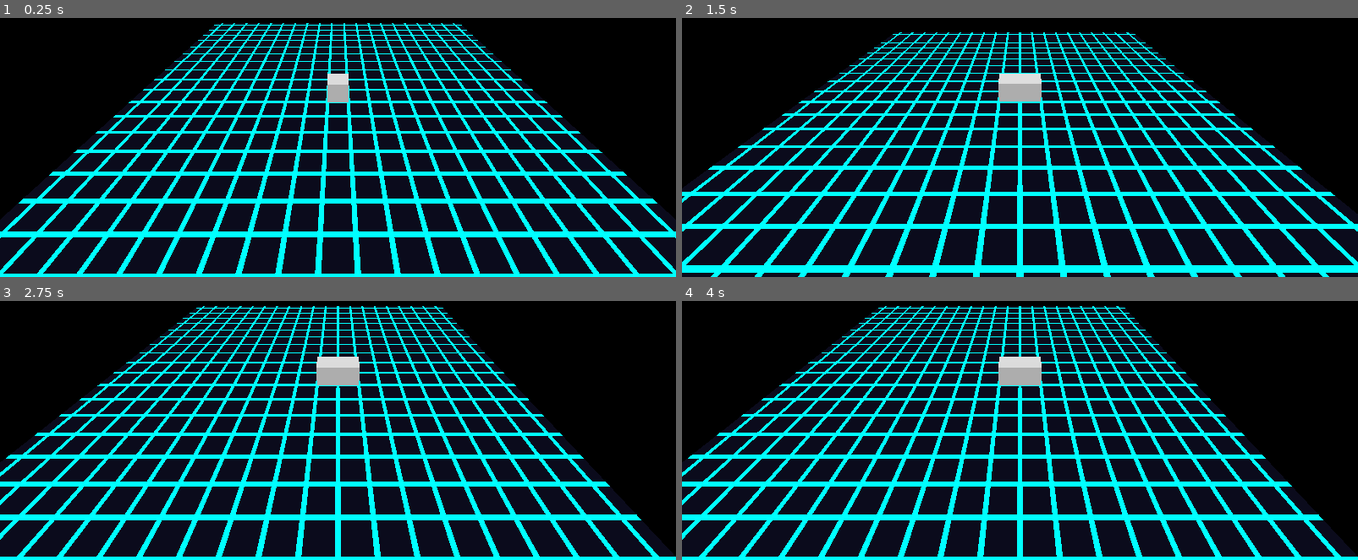
Above: before the commit, frames 1-4 (two rows, left to right).
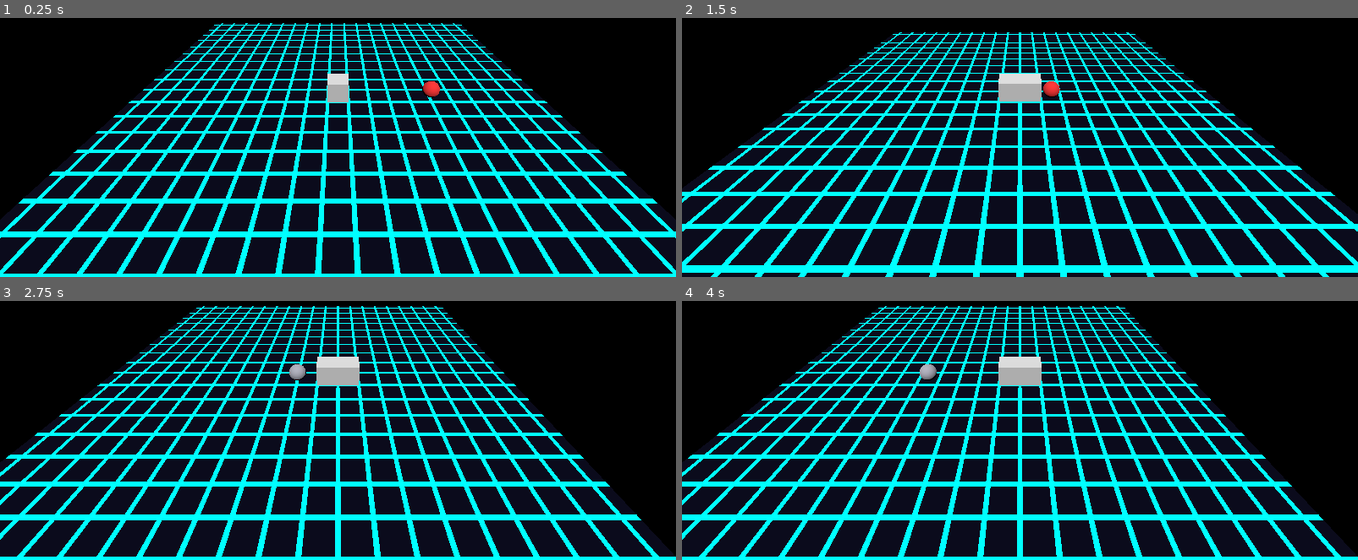
Above: after the commit, the same moments.

Repository: StevenLong/cube
Game: Godot game, scene res://main.tscn
The game is run twice, just before and just after one commit, with the same random seed, the same clock (stepped at 60 frames per second) and the same inputs.
Inputs:
- Up to frame 1 (0.25 s): no input
- Up to frame 2 (1.5 s): hold Right (move_right) 0.53-1.28 s; hold E (extend) 0.53-1.28 s; hold C (extend_depth_back) from 1.28 s (still down); tap F (camera_tilt_down) at 1.35 s
- Up to frame 3 (2.75 s): tap E (extend) at 1.55 s; release C (extend_depth_back) at 2.03 s; hold Right (move_right) from 2.03 s (still down); hold E (extend) from 2.03 s (still down); tap R (camera_tilt_up) at 2.1 s
- Up to frame 4 (4 s): tap Enter at 2.75 s; release Right (move_right) at 2.78 s; release E (extend) at 2.78 s; hold Q (extend_depth_fwd) 2.78-3.53 s; tap Space (dodge) at 2.85 s; tap E (extend) at 3.05 s; hold Left (move_left) from 3.53 s (still down); hold E (extend) from 3.53 s (still down)

The runs differ from the first frame. In frame 1, 0.1% of the frame differs, in the area x 62-66%, y 24-31%; in frame 2, 0.1%; in frame 3, 0.1%; in frame 4, 0.1%.

Commit message:
Sphere patrol between waypoints, raycast follows facing direction

Diff:
--- /dev/null
+++ b/enemy_sphere.gd
@@ -0,0 +1,37 @@
+extends Node3D
+
+const COLOR_IDLE := Color(0.7, 0.7, 0.75)
+const COLOR_DETECT := Color(1.0, 0.2, 0.2)
+const ARRIVE_THRESHOLD := 0.05
+
+@export var waypoints: Array[Vector3] = [
+	Vector3(5, 0.4, 0),
+	Vector3(-5, 0.4, 0),
+]
+@export var speed: float = 2.0
+
+var _target_idx := 0
+var _material: StandardMaterial3D
+
+@onready var _ray: RayCast3D = $RayCast3D
+@onready var _mesh: MeshInstance3D = $MeshInstance3D
+
+
+func _ready() -> void:
+	_material = (_mesh.get_surface_override_material(0) as StandardMaterial3D).duplicate()
+	_mesh.set_surface_override_material(0, _material)
+
+
+func _process(delta: float) -> void:
+	if waypoints.size() >= 2:
+		var target: Vector3 = waypoints[_target_idx]
+		var to_target := target - position
+		var distance := to_target.length()
+		if distance < ARRIVE_THRESHOLD:
+			_target_idx = (_target_idx + 1) % waypoints.size()
+		else:
+			var step := minf(speed * delta, distance)
+			position += to_target / distance * step
+			look_at(target, Vector3.UP)
+
+	_material.albedo_color = COLOR_DETECT if _ray.is_colliding() else COLOR_IDLE
--- a/main.tscn
+++ b/main.tscn
@@ -3,6 +3,7 @@
 [ext_resource type="Shader" path="res://shaders/grid_ground.gdshader" id="1"]
 [ext_resource type="Script" path="res://player.gd" id="2"]
 [ext_resource type="Script" path="res://camera_controller.gd" id="3"]
+[ext_resource type="Script" path="res://enemy_sphere.gd" id="4"]
 
 [sub_resource type="ShaderMaterial" id="ShaderMaterial_1"]
 shader = ExtResource("1")
@@ -16,6 +17,16 @@
 
 [sub_resource type="StandardMaterial3D" id="StandardMaterial3D_1"]
 albedo_color = Color(0.9, 0.9, 0.9, 1)
+
+[sub_resource type="BoxShape3D" id="BoxShape3D_1"]
+size = Vector3(1, 1, 1)
+
+[sub_resource type="SphereMesh" id="SphereMesh_1"]
+radius = 0.4
+height = 0.8
+
+[sub_resource type="StandardMaterial3D" id="StandardMaterial3D_2"]
+albedo_color = Color(0.7, 0.7, 0.75, 1)
 
 [sub_resource type="Environment" id="Environment_1"]
 background_mode = 1
@@ -43,6 +54,13 @@
 mesh = SubResource("BoxMesh_1")
 surface_material_override/0 = SubResource("StandardMaterial3D_1")
 
+[node name="DetectionArea" type="Area3D" parent="Player"]
+collision_layer = 2
+collision_mask = 0
+
+[node name="CollisionShape3D" type="CollisionShape3D" parent="Player/DetectionArea"]
+shape = SubResource("BoxShape3D_1")
+
 [node name="Ground" type="StaticBody3D" parent="."]
 
 [node name="MeshInstance3D" type="MeshInstance3D" parent="Ground"]
@@ -51,3 +69,17 @@
 
 [node name="CollisionShape3D" type="CollisionShape3D" parent="Ground"]
 shape = SubResource("WorldBoundaryShape3D_1")
+
+[node name="Enemy" type="Node3D" parent="."]
+transform = Transform3D(1, 0, 0, 0, 1, 0, 0, 0, 1, 5, 0.4, 0)
+script = ExtResource("4")
+
+[node name="MeshInstance3D" type="MeshInstance3D" parent="Enemy"]
+mesh = SubResource("SphereMesh_1")
+surface_material_override/0 = SubResource("StandardMaterial3D_2")
+
+[node name="RayCast3D" type="RayCast3D" parent="Enemy"]
+target_position = Vector3(0, 0, -10)
+collision_mask = 2
+collide_with_areas = true
+collide_with_bodies = false
